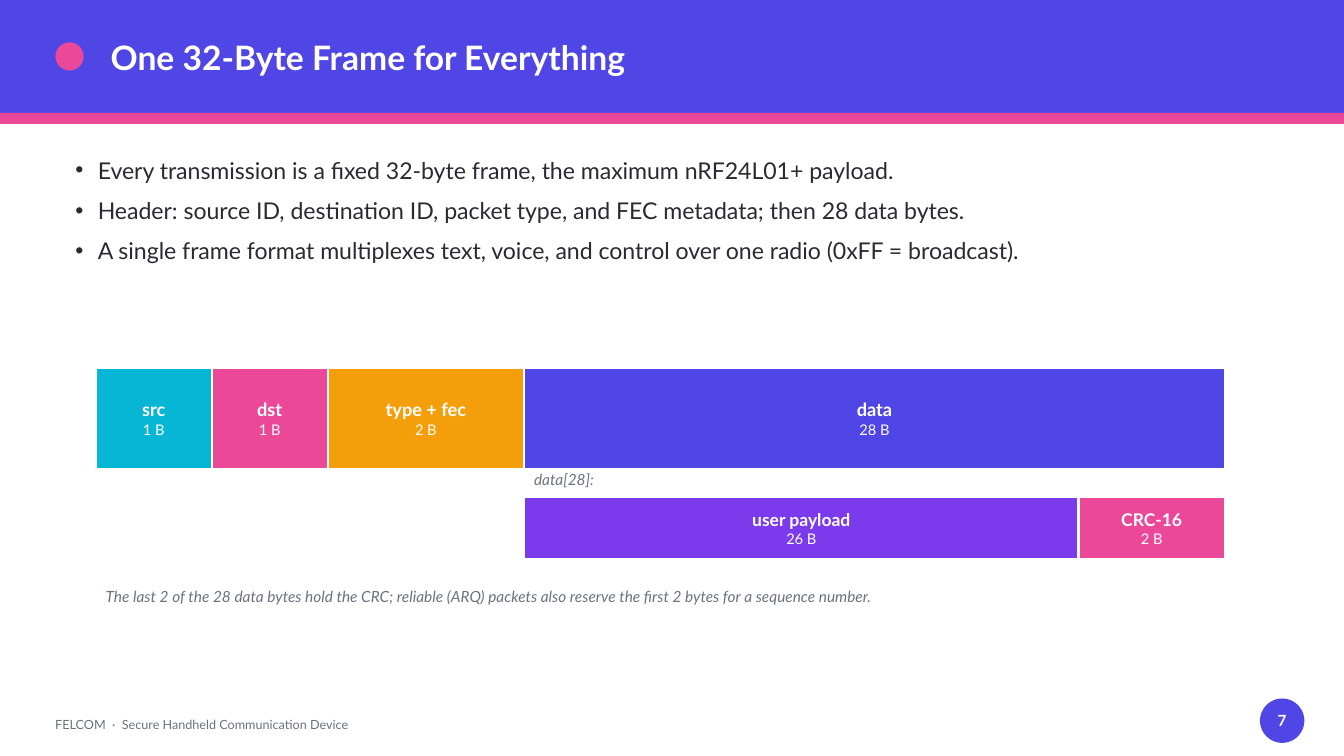
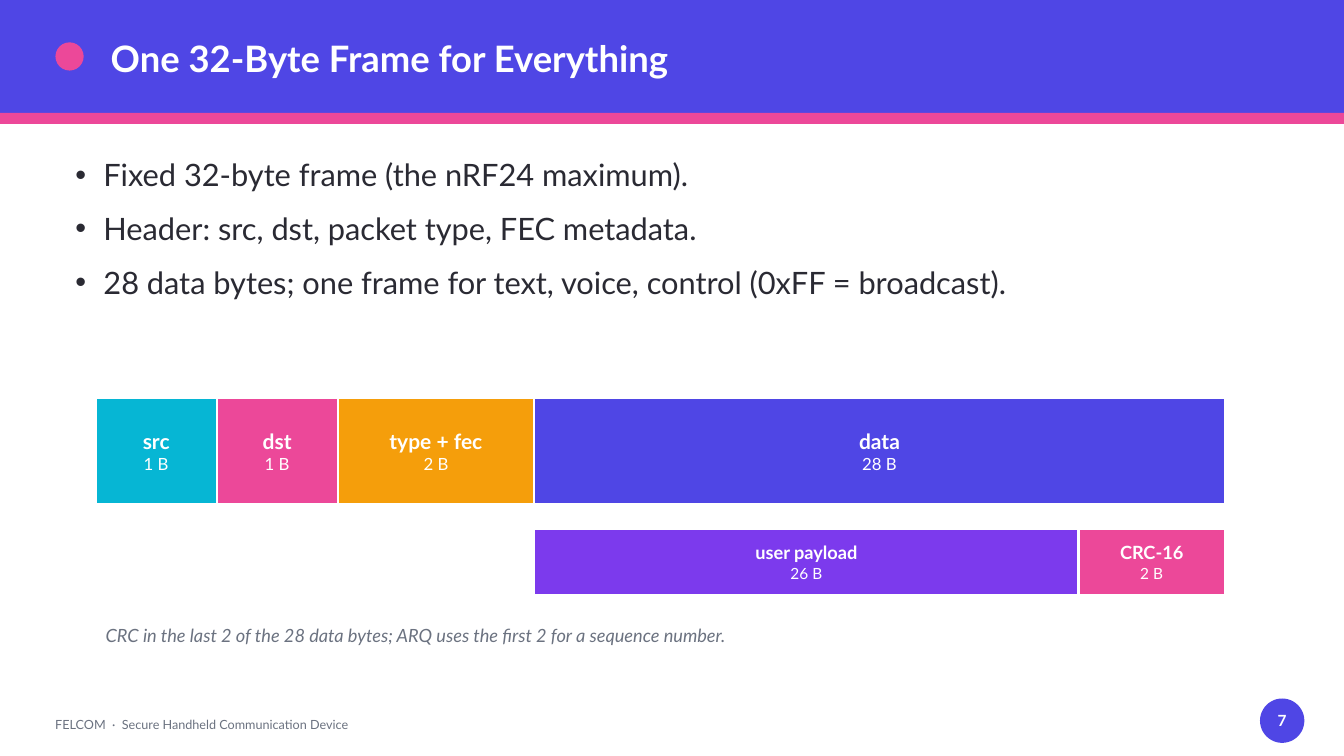
Before and after one commit to MarcEGed/Mini-Project, a slide deck: slide 7 of FELCOM_Presentation.pptx. Drawn at 1344x756 pixels with LibreOffice and Linux fonts; fonts in the diff are those of the drawing. Boxes give left, top, right and bottom in pixels: in the first picture for what was removed or moved away, otherwise in the second. Text is boxed around its words. In the diff, an @@ line names an element or a change of style, - is before the commit and + after.

```diff
--- a/FELCOM_Presentation.pptx
+++ b/FELCOM_Presentation.pptx
@@ text "One 32-Byte Frame for Everything" at [111,45,668,79]: size 24 to 26 pt @@
@@ text at [103,162,1006,300]: text changed; size 16.5 to 22 pt @@
-• Every transmission is a fixed 32-byte frame, the maximum nRF24L01+ payload.
-• Header: source ID, destination ID, packet type, and FEC metadata; then 28 data bytes.
-• A single frame format multiplexes text, voice, and control over one radio (0xFF = broadcast).
+• Fixed 32-byte frame (the nRF24 maximum).
+• Header: src, dst, packet type, FEC metadata.
+• 28 data bytes; one frame for text, voice, control (0xFF = broadcast).
@@ text "src": place and size @@
-text "src" at [142,406,165,435]
+text "src" at [143,438,170,470]
@@ text "src" at [143,438,170,470]: size 13 to 15 pt in "src"; size 10.5 to 12 pt in "1 B" @@
@@ rectangle: place and size @@
-rectangle at [96,368,212,469]
+rectangle at [96,398,217,504]
@@ text "dst": place and size @@
-text "dst" at [257,402,282,435]
+text "dst" at [263,433,292,470]
@@ text "dst" at [263,433,292,470]: size 13 to 15 pt in "dst"; size 10.5 to 12 pt in "1 B" @@
@@ rectangle: place and size @@
-rectangle at [212,368,328,469]
+rectangle at [217,398,338,504]
@@ text "type + fec": place and size @@
-text "type + fec" at [386,402,466,435]
+text "type + fec" at [389,433,483,470]
@@ text "type + fec" at [389,433,483,470]: size 13 to 15 pt in "type + fec"; size 10.5 to 12 pt in "2 B" @@
@@ rectangle: place and size @@
-rectangle at [328,368,524,469]
+rectangle at [338,398,534,504]
@@ text "data": place and size @@
-text "data" at [857,402,892,435]
+text "data" at [859,433,900,470]
@@ text "data" at [859,433,900,470]: size 13 to 15 pt in "data"; size 10.5 to 12 pt in "28 B" @@
@@ rectangle: place and size @@
-rectangle at [524,368,1225,469]
+rectangle at [534,398,1225,504]
@@ text removed at [534,473,594,487] @@
-data[28]:
@@ text "user payload": place and size @@
-text "user payload" at [752,513,850,544]
+text "user payload" at [755,545,857,579]
@@ text "user payload" at [755,545,857,579]: size 12.5 to 13 pt in "user payload"; size 10.5 to 11 pt in "26 B" @@
@@ rectangle: place and size @@
-rectangle at [524,497,1079,560]
+rectangle at [534,529,1079,595]
@@ text "CRC-16": place and size @@
-text "CRC-16" at [1121,513,1182,544]
+text "CRC-16" at [1120,545,1183,579]
@@ rectangle: place and size @@
-rectangle at [1079,497,1225,560]
+rectangle at [1079,529,1225,595]
@@ text "CRC-16" at [1120,545,1183,579]: size 12.5 to 13 pt in "CRC-16"; size 10.5 to 11 pt in "2 B" @@
@@ text at [106,628,726,645]: text changed; size 11 to 13 pt @@
-The last 2 of the 28 data bytes hold the CRC; reliable (ARQ) packets also reserve the first 2 bytes for a sequence number.
+CRC in the last 2 of the 28 data bytes; ARQ uses the first 2 for a sequence number.
```
Also in this commit, not shown: 11 other slides changed, 3 slides added, 1 slide removed.
